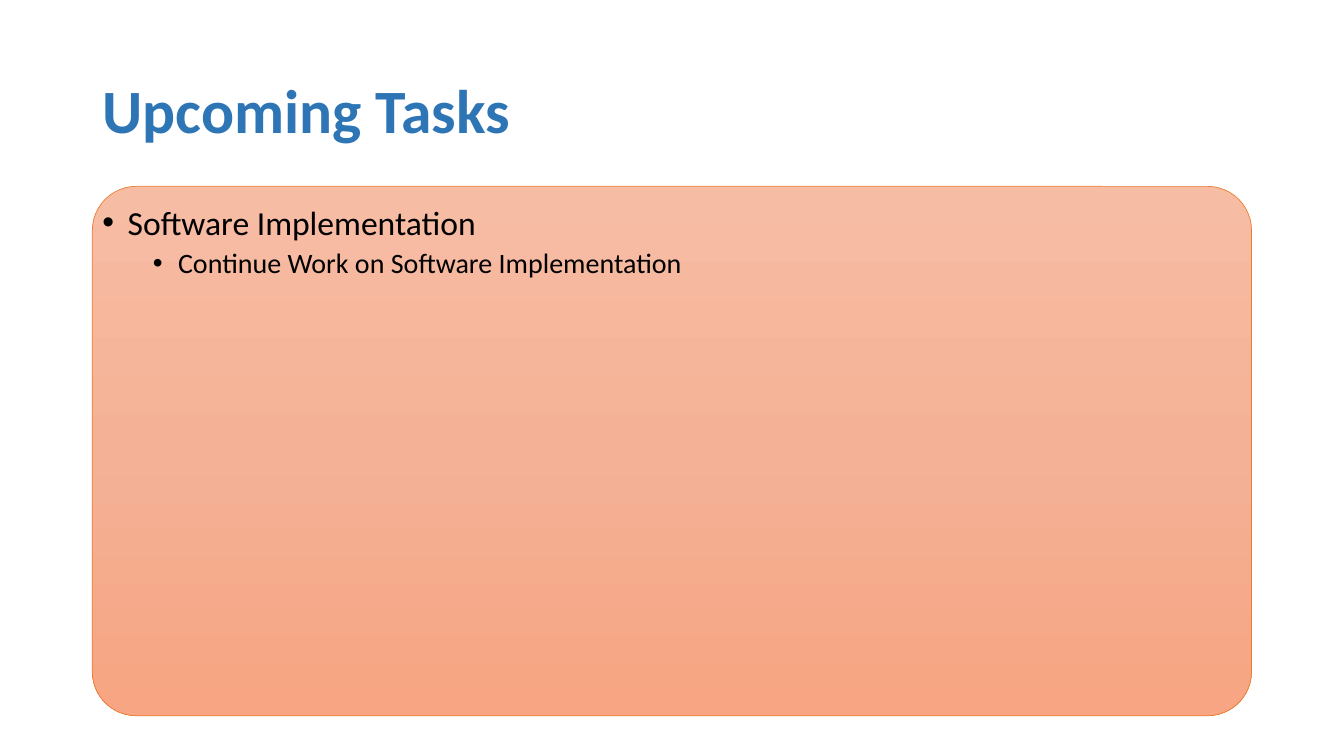
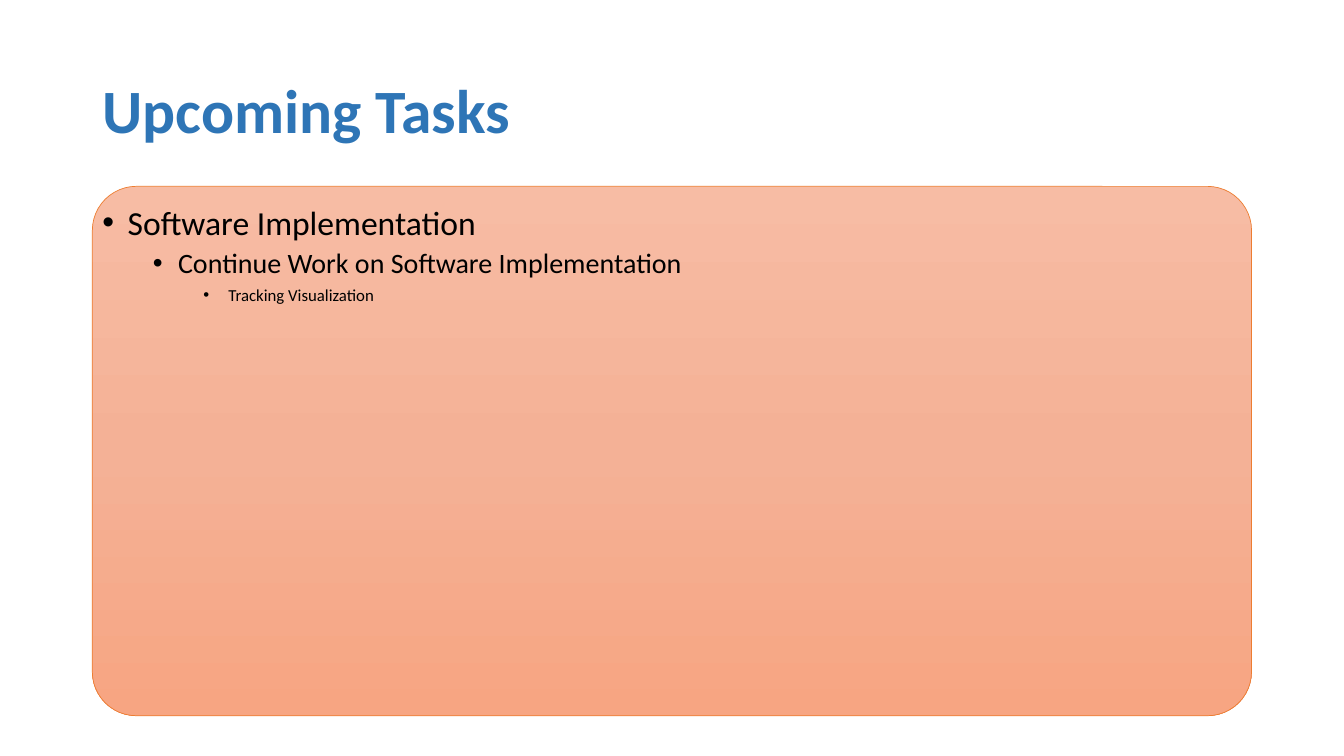
Before and after one commit to Bbulicki/MarchingMasters, a slide deck: slide 5 of Documents/Meeting Updates/MarchingMasters-0216.pptx. Drawn at 1344x756 pixels with LibreOffice and Linux fonts; fonts in the diff are those of the drawing. Boxes give left, top, right and bottom in pixels: in the first picture for what was removed or moved away, otherwise in the second. Text is boxed around its words. In the diff, an @@ line names an element or a change of style, - is before the commit and + after.

```diff
--- a/Documents/Meeting Updates/MarchingMasters-0216.pptx
+++ b/Documents/Meeting Updates/MarchingMasters-0216.pptx
@@ text at [228, 289, 374, 304]: paragraph added @@
+    • Tracking Visualization
```
Also in this commit, not shown: 1 other file.
